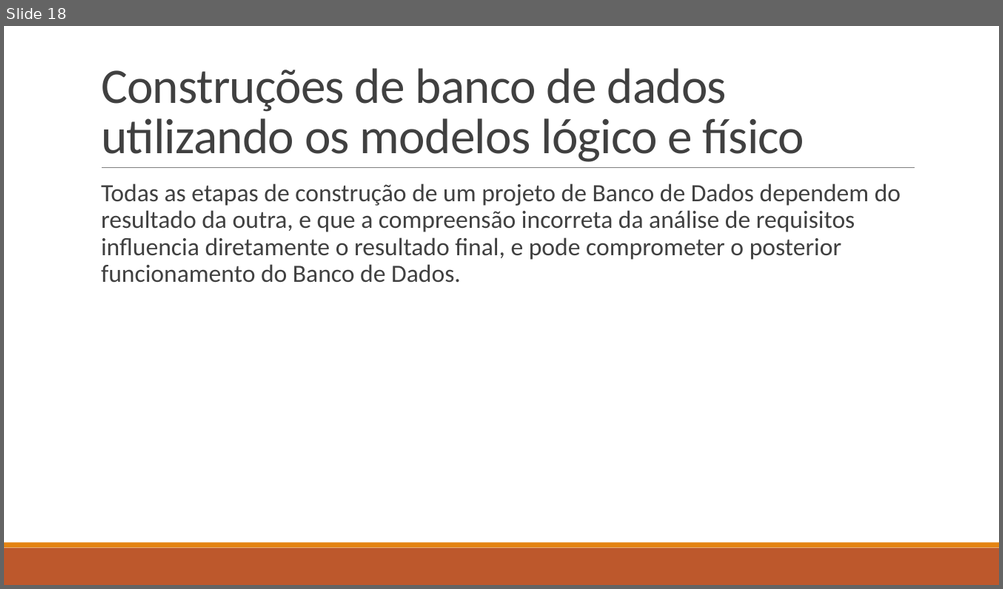
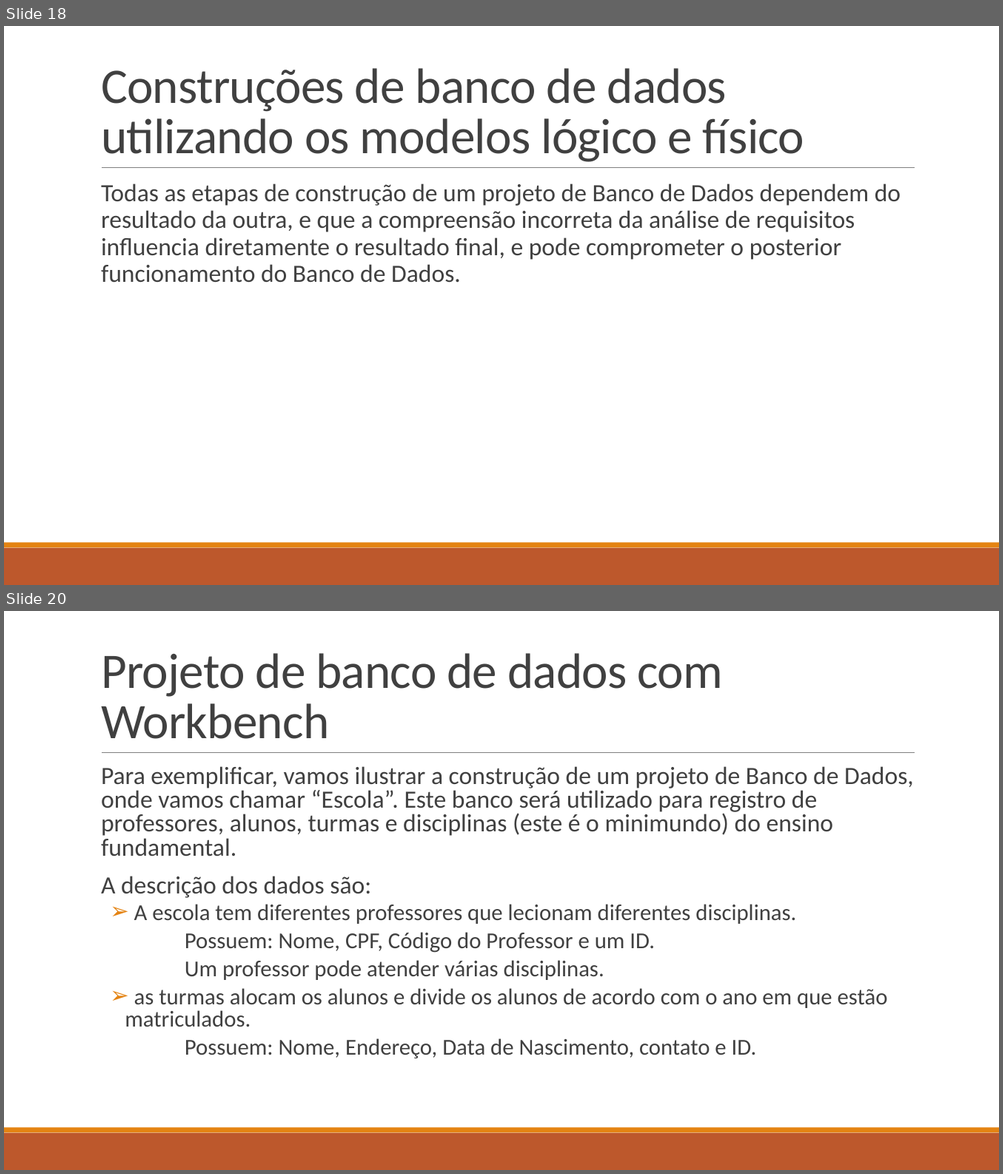
Before and after one commit to LucasHerculanoAmaro/Minhas-Aulas, a slide deck: Euripedes Simões de Paula/Banco de Dados/Aula 9/Projeto de Banco de Dados.pptx. Shown one above the other, each under a label of ours: slide 18 before the commit, slides 18 and 20 after it; the slides between them are not shown. The pictures are 1003x589 and 1003x1174 pixels, drawn with LibreOffice and Linux fonts; fonts in the diff are those of the drawing. Boxes give left, top, right and bottom in pixels: in the first picture for what was removed or moved away, otherwise in the second. Text is boxed around its words. In the diff, an @@ line names an element or a change of style, - is before the commit and + after.

Commit message:
atualizando a aula 9 de Banco de Dados

```diff
--- a/Euripedes Simões de Paula/Banco de Dados/Aula 9/Projeto de Banco de Dados.pptx
+++ b/Euripedes Simões de Paula/Banco de Dados/Aula 9/Projeto de Banco de Dados.pptx
@@ slide 20 added at (4, 611, 999, 1170), background #FFFFFF; not listed: 3 template elements that a slide beside it also shows @@
@@ title added at (101, 653, 722, 739), 48 pt, text #404040 @@
+Projeto de banco de dados com Workbench
@@ text added at (101, 766, 913, 1059), 22 pt, text #404040 @@
+  Para exemplificar, vamos ilustrar a construção de um projeto de Banco de Dados, onde vamos chamar “Escola”. Este banco será utilizado para registro de professores, alunos, turmas e disciplinas (este é o minimundo) do ensino fundamental.
+  A descrição dos dados são:
+  ➢ A escola tem diferentes professores que lecionam diferentes disciplinas.
+  Possuem: Nome, CPF, Código do Professor e um ID.
+  Um professor pode atender várias disciplinas.
+  ➢ as turmas alocam os alunos e divide os alunos de acordo com o ano em que estão matriculados.
+  Possuem: Nome, Endereço, Data de Nascimento, contato e ID.
```
Also in this commit, not shown: 7 other slides added, 2 other files.
